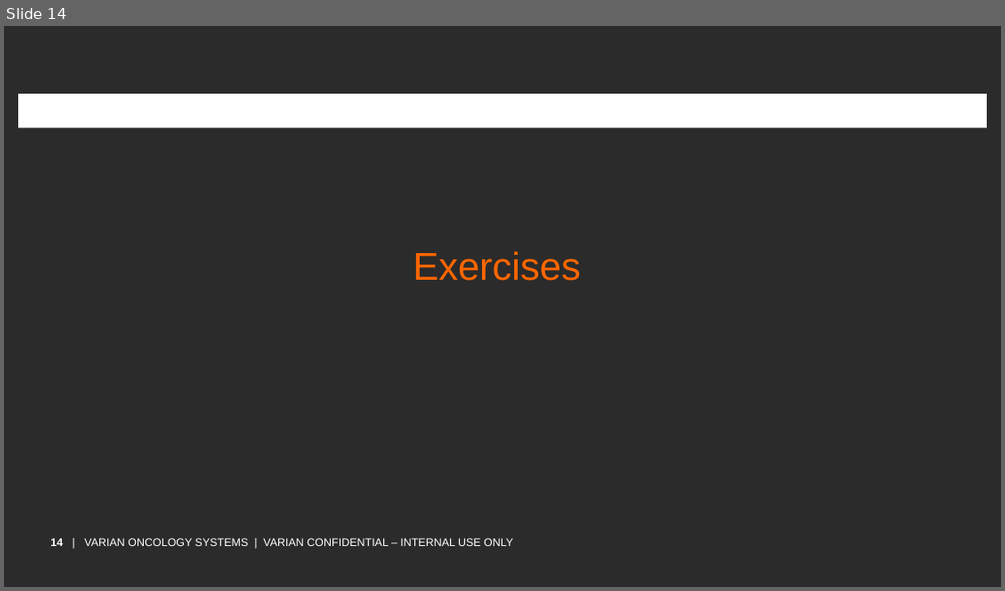
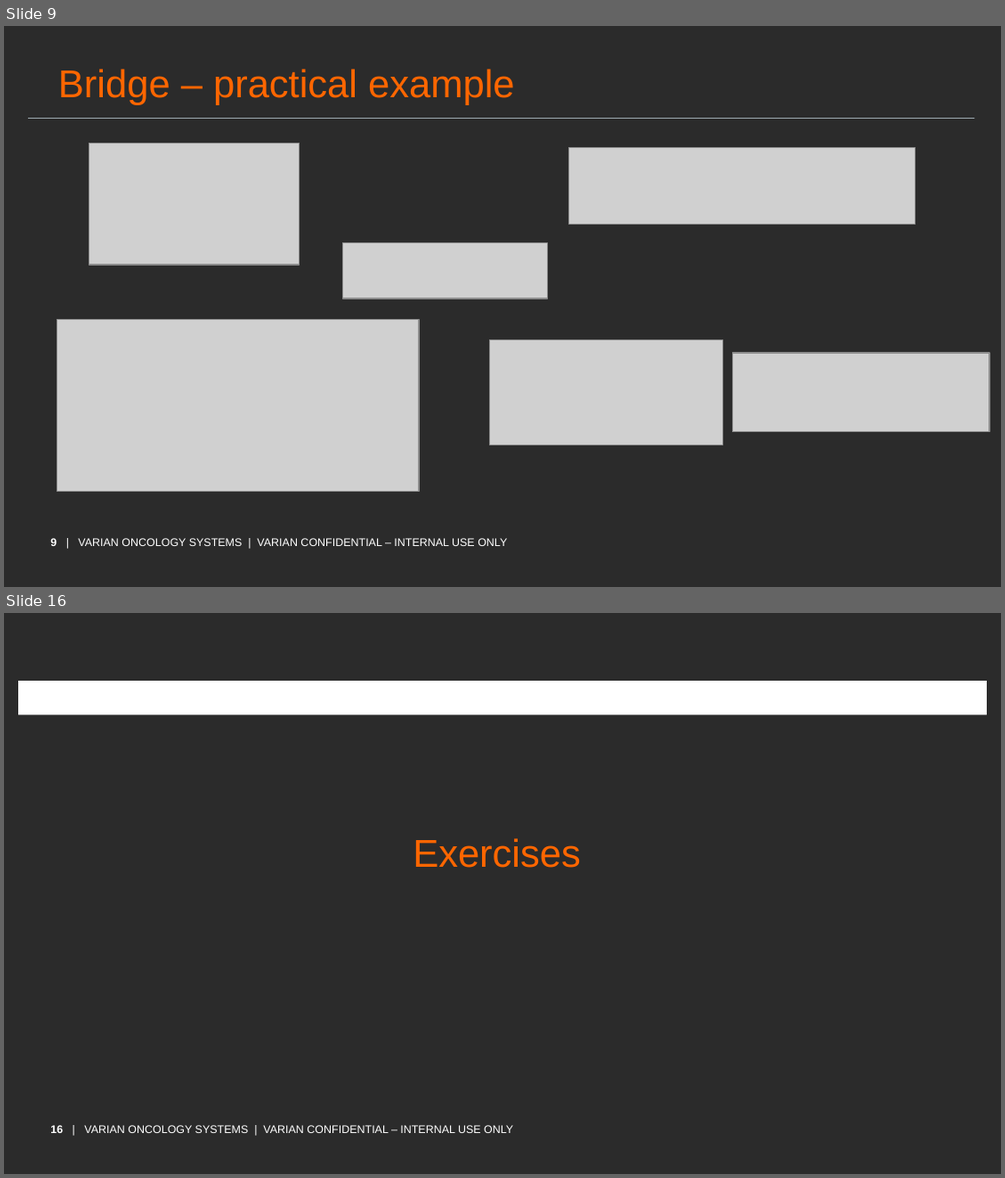
Before and after one commit to PlumpMath/DesignPatterns-230, a slide deck: Presentation/Design Patterns Official.pptx. Shown one above the other, each under a label of ours: slide 14 before the commit, slides 9 and 16 after it; the slides between them are not shown. The pictures are 1005x591 and 1005x1178 pixels, drawn with LibreOffice and Linux fonts; fonts in the diff are those of the drawing; grey boxes stand for pictures; background and template pictures are left out; a plain dark background stands for a picture behind light text. Boxes give left, top, right and bottom in pixels: in the first picture for what was removed or moved away, otherwise in the second. Text is boxed around its words. In the diff, an @@ line names an element or a change of style, - is before the commit and + after.

```diff
--- a/Presentation/Design Patterns Official.pptx
+++ b/Presentation/Design Patterns Official.pptx
@@ slide 9 added at <box>4,26,1001,587</box>, background picture (left out); not listed: 1 template element that a slide beside it also shows @@
@@ title added at <box>58,69,515,105</box>, 28 pt, text #FF6600 @@
+Bridge – practical example
@@ line added from (28, 118) to (974, 118), #9EABB2 0.5 pt @@
@@ picture added at <box>89,143,299,265</box> @@
@@ picture added at <box>569,148,916,224</box> @@
@@ picture added at <box>343,243,549,299</box> @@
@@ picture added at <box>57,319,419,491</box> @@
@@ picture added at <box>489,340,721,444</box> @@
@@ picture added at <box>732,353,989,432</box> @@
@@ what was slide 14 is now slide 16 @@
@@ text at <box>50,1125,513,1133</box>: text changed @@
-14 | VARIAN ONCOLOGY SYSTEMS | VARIAN CONFIDENTIAL – INTERNAL USE ONLY
+16 | VARIAN ONCOLOGY SYSTEMS | VARIAN CONFIDENTIAL – INTERNAL USE ONLY
```
Also in this commit, not shown: 5 slides changed, 5 other slides added, 4 slides removed, 11 other files.
